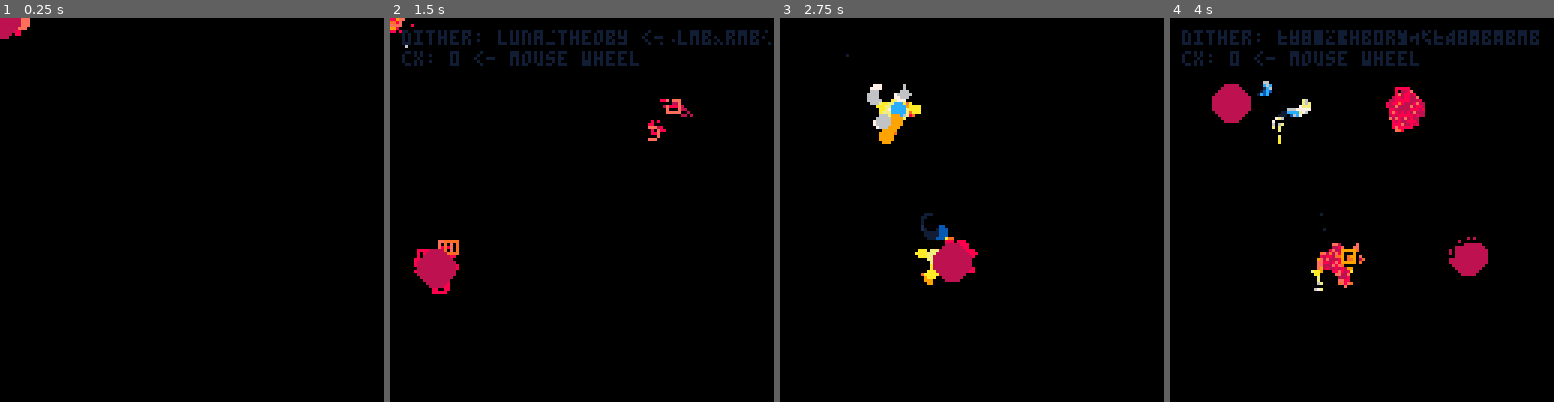
Above: before the commit, frames 1-4 (left to right).
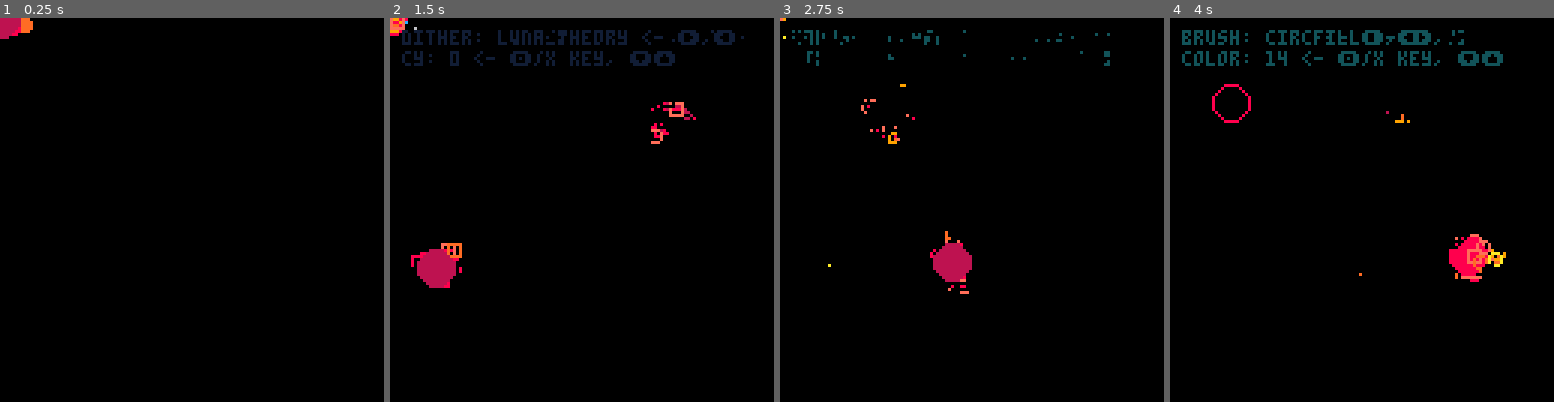
Above: after the commit, the same moments.

Repository: aebrer/pico8_carts
Game: PICO-8 cartridge dither/dither_library.p8
Two runs of this game, one before a commit and one after it. Both use one fixed random seed, a clock stepped at 60 frames per second and the inputs below.
Inputs (mouse positions are in pixels of both pictures, inside the frame that each line leads up to):
- Up to frame 1 (0.25 s): no input
- Up to frame 2 (1.5 s): tap X (X key) at 0.33, 1.07 s; click (670, 121) at 0.67 s; tap O (Z key) at 0.7 s; click (436, 267) at 1.22 s
- Up to frame 3 (2.75 s): hold Right 1.6-2.1 s; tap O (Z key) at 1.7, 2.1, 2.5 s; click (887, 114) at 1.77 s; tap X (X key) at 1.85 s; hold Up 2.15-2.42 s; click (952, 259) at 2.32 s; hold Right from 2.47 s (still down)
- Up to frame 4 (4 s): click (1404, 106) at 2.87 s; tap O (Z key) at 2.9, 3.3, 3.7 s; tap X (X key) at 2.97 s; release Right at 3.03 s; hold Left 3.08-3.58 s; click (1465, 256) at 3.42 s; hold Down 3.63-3.97 s; click (1231, 102) at 3.97 s

The runs differ from the first frame. In frame 1, 0.1% of the frame differs, in the area x 3-9%, y 0-5%; in frame 2, 2.4%; in frame 3, 2.3%; in frame 4, 7.8%, in the area x 3-97%, y 3-72%.

Commit message:
controls fix

Diff:
--- a/dither/dither_library.p8
+++ b/dither/dither_library.p8
@@ -23,10 +23,10 @@
 
 function rnd_pixel()
  local px_x = (
-  flr(rnd(128))
+  flr(rnd(128)+1)
  ) - 64
  local px_y = (
-  flr(rnd(128))
+  flr(rnd(128)+1)
  ) - 64
  local pixel = {
   x=px_x,
@@ -386,31 +386,31 @@
 --       input detect         --
 --------------------------------
 if display_params then
- if stat(34) == 1 then
+ if stat(34) == 1 or btn(0) then
   lmbp = true
  else
   lmbp = false
  end
 
- if stat(34) == 2 then
+ if stat(34) == 2 or btn(1) then
   rmbp = true
  else
   rmbp = false
  end
 
- if stat(34) == 4 then
+ if stat(34) == 4 or btn(5) then
   mmbp = true
  else
   mmbp = false
  end
 
- if stat(36) == -1 then
+ if stat(36) == -1 or btn(3) then
   scrl_dn = true
  else
   scrl_dn = false
  end
 
- if stat(36) == 1 then
+ if stat(36) == 1 or btn(2) then
   scrl_up = true
  else
   scrl_up = false
@@ -606,13 +606,13 @@
  local current_method_name = config[current_param_name].methods[current_method_idx]
 
 
- ?current_param_name..": "..current_method_name.." <- lmb,rmb",-60,-60,pr_col
+ ?current_param_name..": "..current_method_name.." <- ➡️,⬅️",-60,-60,pr_col
 
  local curr_param_param_idx = config[config.params[config.param_i]].param_i
  if curr_param_param_idx != nil then
   local curr_param_param_name = config[config.params[config.param_i]].params[curr_param_param_idx][1]
   local curr_param_param_value = config[config.params[config.param_i]][curr_param_param_name]
-  ?curr_param_param_name..": "..tostr(curr_param_param_value).." <- mouse wheel",-60,-53,pr_col
+  ?curr_param_param_name..": "..tostr(curr_param_param_value).." <- 🅾️/x key, ⬇️⬆️",-60,-53,pr_col
  end
 end
 
--- a/one_off/snorb.p8
+++ b/one_off/snorb.p8
@@ -387,31 +387,31 @@
 --       input detect         --
 --------------------------------
 if display_params then
- if stat(34) == 1 then
+ if stat(34) == 1 or btn(0) then
   lmbp = true
  else
   lmbp = false
  end
 
- if stat(34) == 2 then
+ if stat(34) == 2 or btn(1) then
   rmbp = true
  else
   rmbp = false
  end
 
- if stat(34) == 4 then
+ if stat(34) == 4 or btn(5) then
   mmbp = true
  else
   mmbp = false
  end
 
- if stat(36) == -1 then
+ if stat(36) == -1 or btn(3) then
   scrl_dn = true
  else
   scrl_dn = false
  end
 
- if stat(36) == 1 then
+ if stat(36) == 1 or btn(2) then
   scrl_up = true
  else
   scrl_up = false
@@ -610,15 +610,16 @@
  local current_method_name = config[current_param_name].methods[current_method_idx]
 
 
- ?current_param_name..": "..current_method_name.." <- lmb,rmb",-60,-60,pr_col
+ ?current_param_name..": "..current_method_name.." <- ➡️,⬅️",-60,-60,pr_col
 
  local curr_param_param_idx = config[config.params[config.param_i]].param_i
  if curr_param_param_idx != nil then
   local curr_param_param_name = config[config.params[config.param_i]].params[curr_param_param_idx][1]
   local curr_param_param_value = config[config.params[config.param_i]][curr_param_param_name]
-  ?curr_param_param_name..": "..tostr(curr_param_param_value).." <- mouse wheel",-60,-53,pr_col
- end
-end
+  ?curr_param_param_name..": "..tostr(curr_param_param_value).." <- 🅾️/x key, ⬇️⬆️",-60,-53,pr_col
+ end
+end
+
 
 flip()
 pal(palette, 1)
